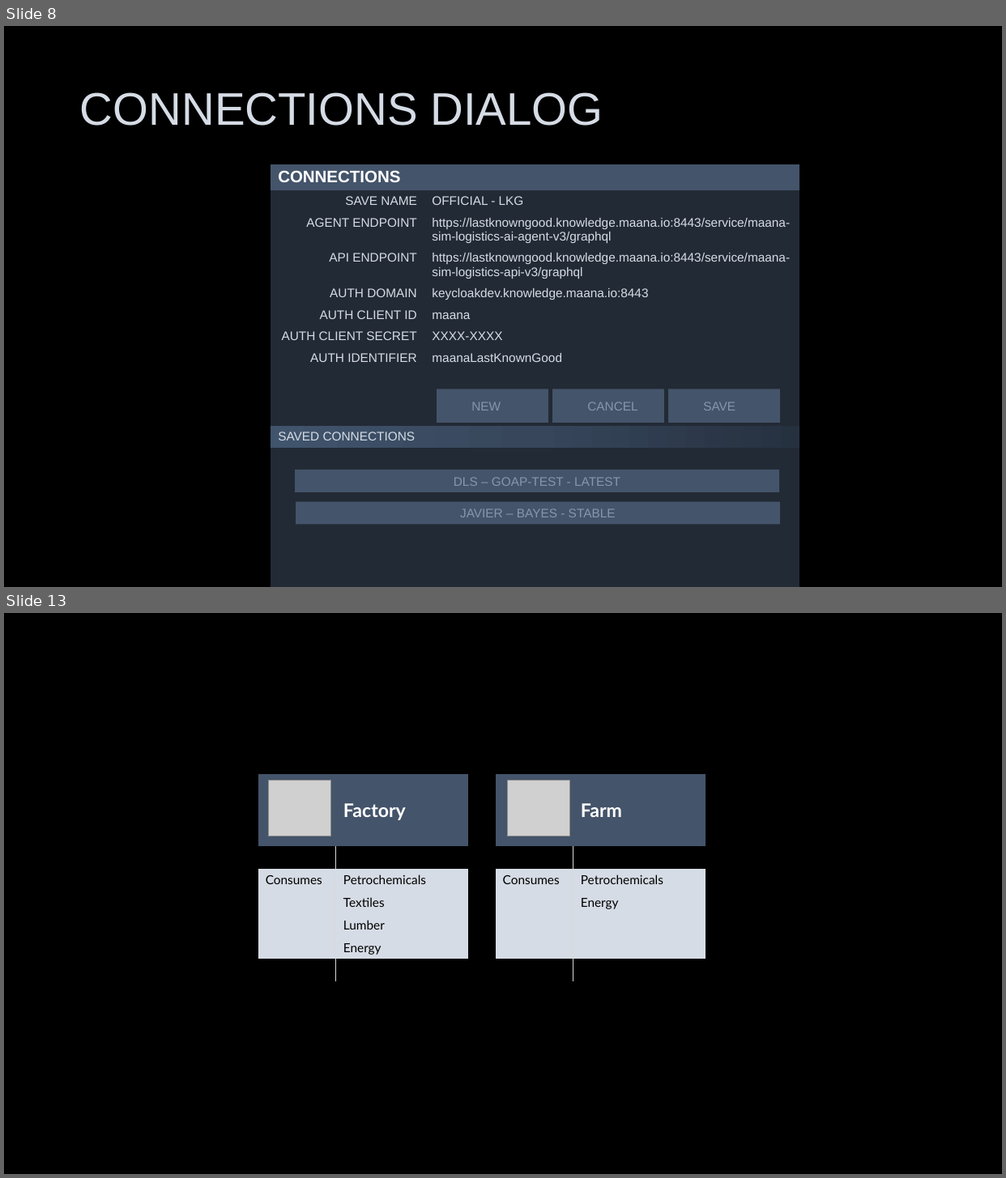
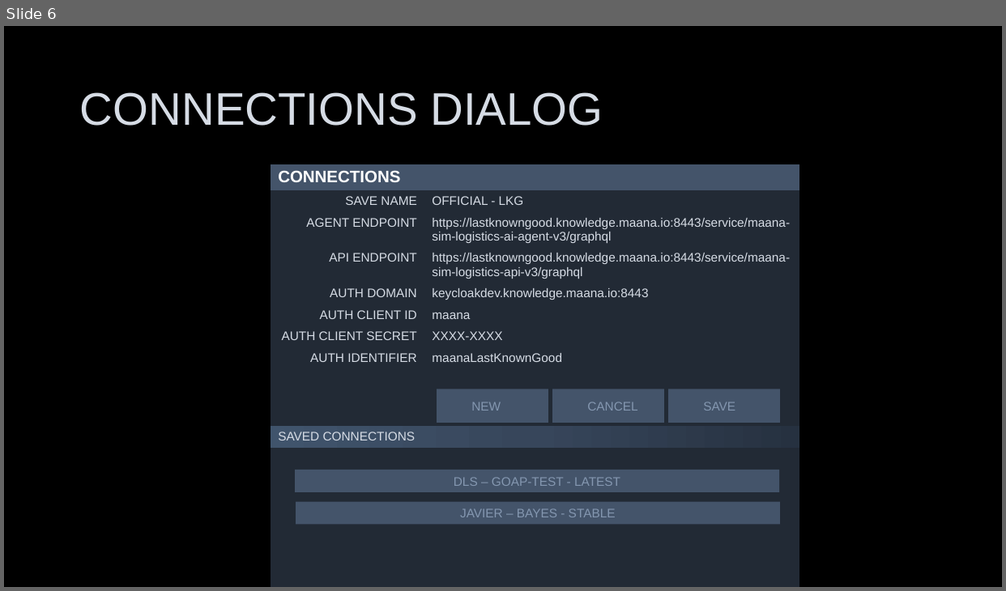
Before and after one commit to maana-io/maana-sim-logistics, a slide deck: v3/UX.pptx. Shown one above the other, each under a label of ours: slides 8 and 13 before the commit, slide 6 after it; the slides between them are not shown. The pictures are 1006x1178 and 1006x591 pixels, drawn with LibreOffice and Linux fonts; fonts in the diff are those of the drawing; grey boxes stand for pictures; background and template pictures are left out. Boxes give left, top, right and bottom in pixels: in the first picture for what was removed or moved away, otherwise in the second. Text is boxed around its words. In the diff, an @@ line names an element or a change of style, - is before the commit and + after.

```diff
--- a/v3/UX.pptx
+++ b/v3/UX.pptx
@@ slide 13 removed at [4, 613, 1002, 1174], background #000000 @@
@@ table removed at [258, 774, 468, 982], 7 rows, 2 columns @@
- | Factory
-Type | Producer
-Consumes | Petrochemicals
- | Textiles
- | Lumber
- | Energy
-Produces | Goods
@@ picture removed at [268, 781, 330, 837] @@
@@ table removed at [495, 774, 705, 982], 7 rows, 2 columns @@
- | Farm
-Type | Producer
-Consumes | Petrochemicals
- | Energy
- | 
- | 
-Produces | Food
@@ picture removed at [507, 781, 569, 837] @@
@@ what was slide 8 is now slide 6 @@
```
Also in this commit, not shown: 1 slide changed, 6 other slides removed, 5 other files.
